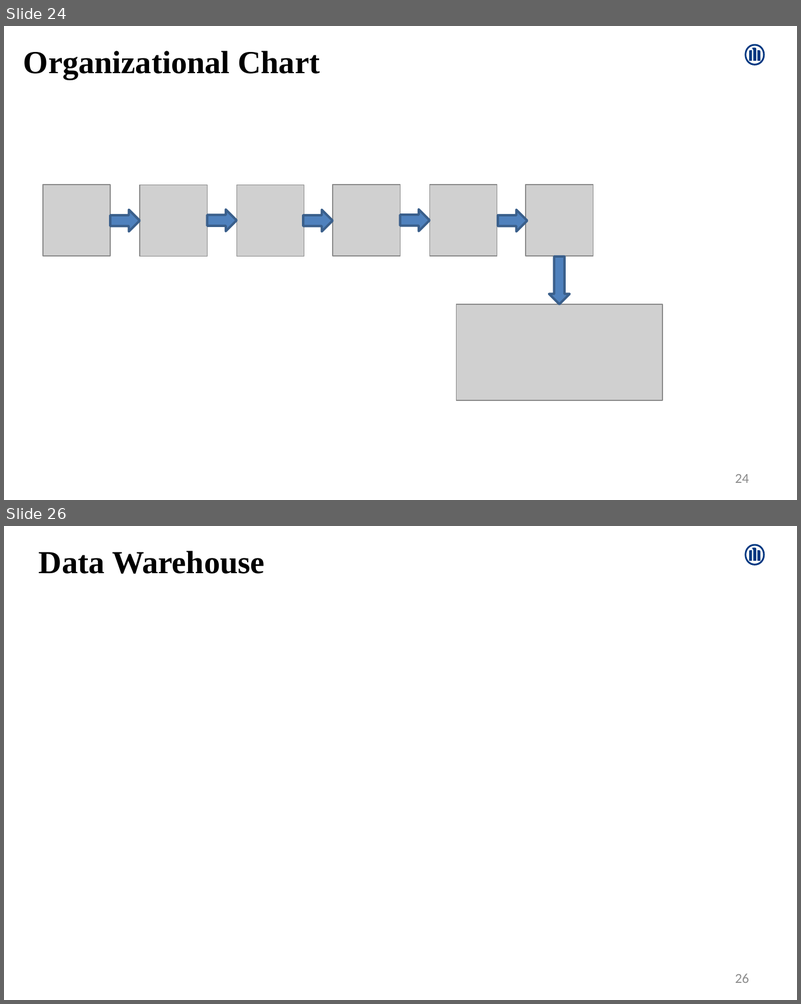
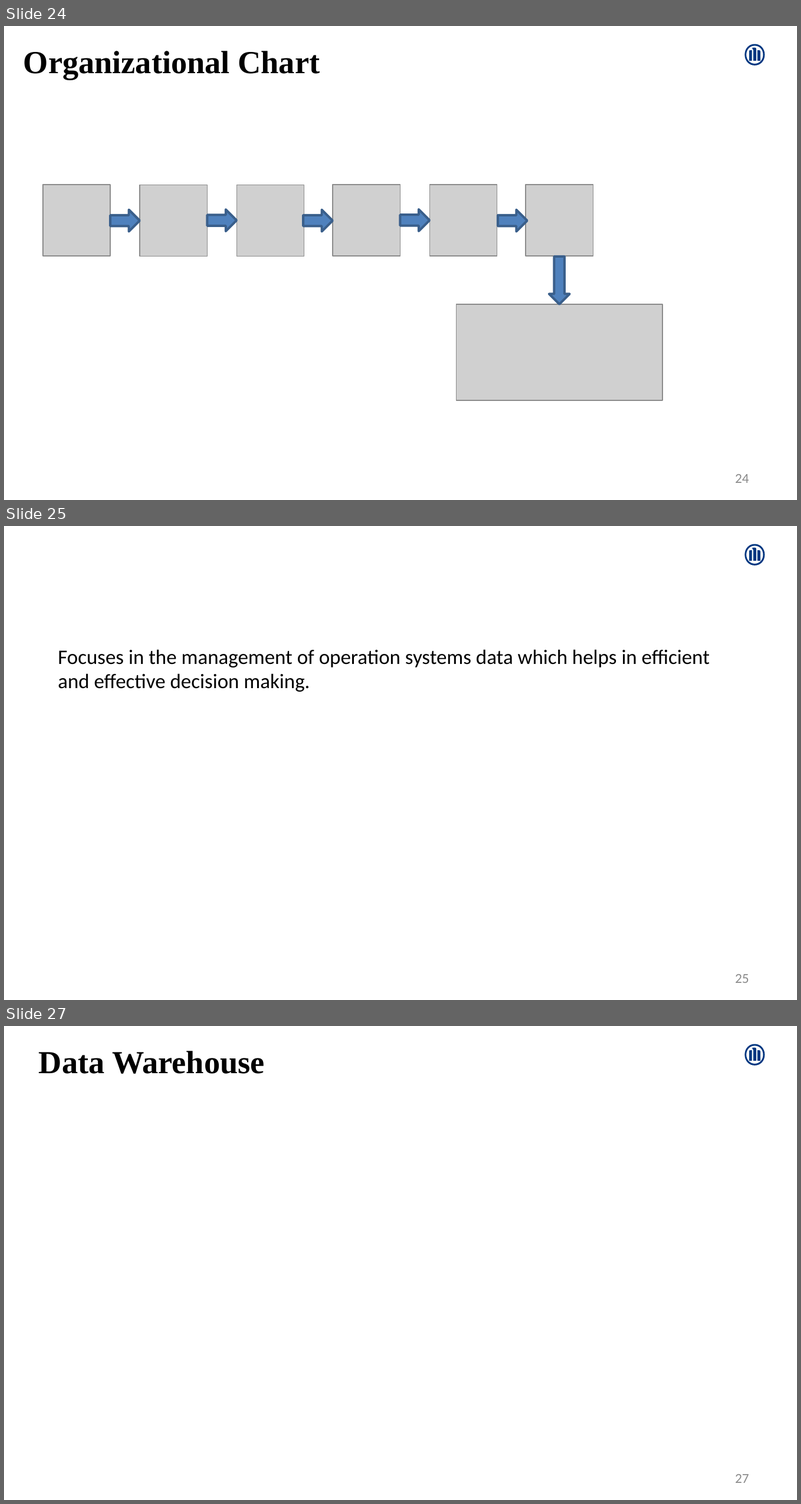
Before and after one commit to Amrutha-Mohan/UpdatedProjects, a slide deck: AmruthaMohan.pptx. Shown one above the other, each under a label of ours: slides 24 and 26 before the commit, slides 24, 25 and 27 after it; the slides between them are not shown. The pictures are 801x1004 and 801x1504 pixels, drawn with LibreOffice and Linux fonts; fonts in the diff are those of the drawing; grey boxes stand for pictures; background and template pictures are left out. Boxes give left, top, right and bottom in pixels: in the first picture for what was removed or moved away, otherwise in the second. Text is boxed around its words. In the diff, an @@ line names an element or a change of style, - is before the commit and + after.

```diff
--- a/AmruthaMohan.pptx
+++ b/AmruthaMohan.pptx
@@ slide 25 added at <box>4,526,797,1000</box>, background #FFFFFF; not listed: 1 template element that a slide beside it also shows @@
@@ text added at <box>58,649,710,692</box>, 18 pt, text #000000 @@
+Focuses in the management of operation systems data which helps in efficient and effective decision making.
@@ page number added at <box>735,974,749,983</box>, 12 pt, text #8C8C8C @@
+25
@@ what was slide 26 is now slide 27 @@
@@ page number at <box>735,1474,749,1483</box>: text changed @@
-26
+27
```
Also in this commit, not shown: 4 slides changed, 6 other slides added, 1 slide removed.
